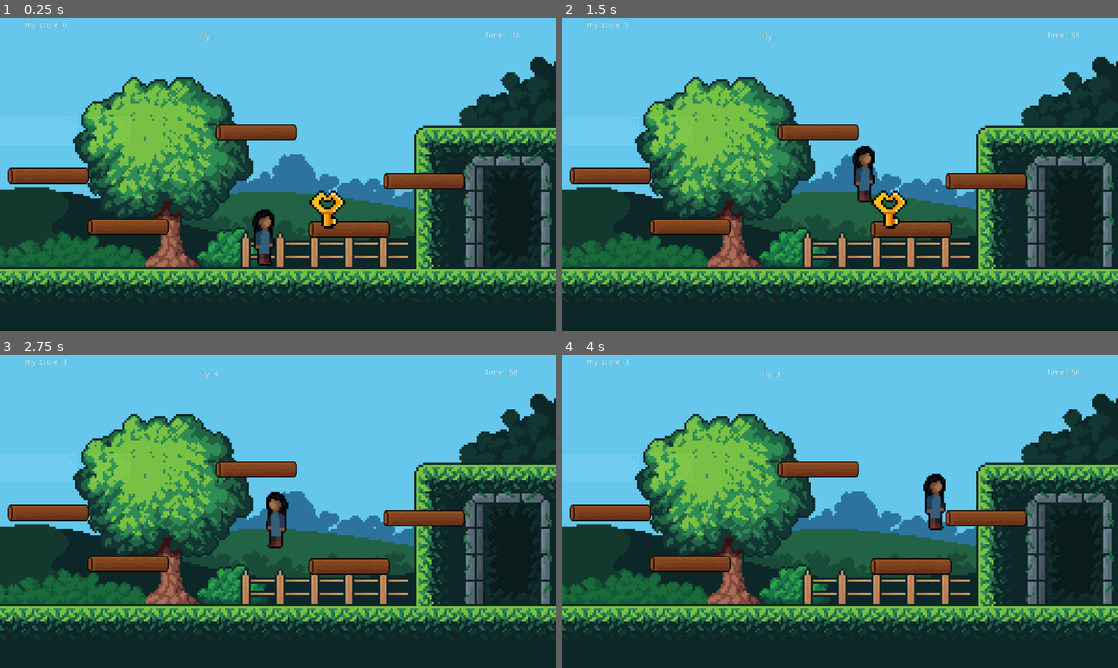
Above: before the commit, frames 1-4 (two rows, left to right).
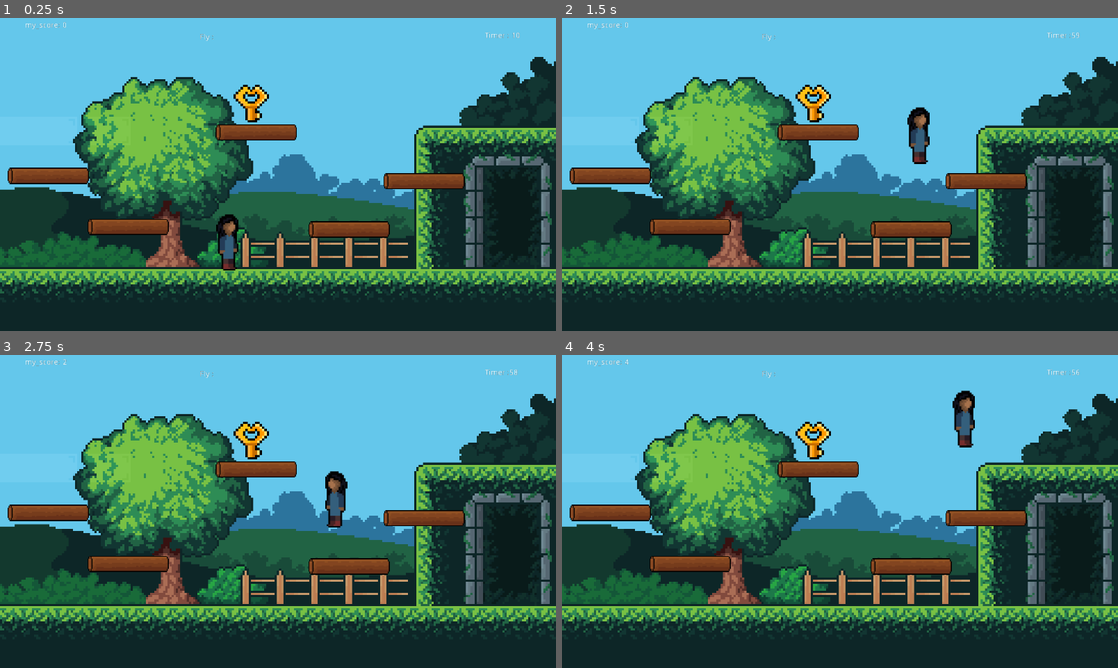
Above: after the commit, the same moments.

Repository: caffebd/shorif-platform
Game: Godot game, scene res://scenes/World.tscn
Same seed, same stepped clock (60 frames per second), same inputs: the game is played once before the commit and once after it.
Inputs:
- Up to frame 1 (0.25 s): no input
- Up to frame 2 (1.5 s): hold D (right) from 0.53 s (still down); tap W (jump) at 0.77 s
- Up to frame 3 (2.75 s): tap W (jump) at 1.52 s; release D (right) at 2.03 s; hold A (left) from 2.03 s (still down)
- Up to frame 4 (4 s): release A (left) at 2.78 s; hold D (right) from 2.78 s (still down); tap W (jump) at 3.02, 3.77 s

The runs differ from the first frame. In frame 1, 2.0% of the frame differs, in the area x 38-63%, y 21-81%; in frame 2, 2.0%, in the area x 42-67%, y 21-68%; in frame 3, 1.6%; in frame 4, 1.6%.

Commit message:
some work

Diff:
--- /dev/null
+++ b/scenes/Goomba.tscn
@@ -0,0 +1,16 @@
+[gd_scene load_steps=4 format=2]
+
+[ext_resource path="res://assets/Goomba/1.webp" type="Texture" id=1]
+[ext_resource path="res://scripts/Goomba.gd" type="Script" id=2]
+
+[sub_resource type="CircleShape2D" id=1]
+radius = 30.0167
+
+[node name="Goomba" type="KinematicBody2D"]
+script = ExtResource( 2 )
+
+[node name="Sprite" type="Sprite" parent="."]
+texture = ExtResource( 1 )
+
+[node name="CollisionShape2D" type="CollisionShape2D" parent="."]
+shape = SubResource( 1 )
--- a/scenes/World.tscn
+++ b/scenes/World.tscn
@@ -25,7 +25,7 @@
 shape = SubResource( 1 )
 
 [node name="Player" parent="." instance=ExtResource( 2 )]
-position = Vector2( 485, 408 )
+position = Vector2( 419, 425 )
 
 [node name="UI" parent="." instance=ExtResource( 5 )]
 anchor_right = 0.0
@@ -86,4 +86,4 @@
 position = Vector2( 825, 280 )
 
 [node name="Fly_Key" parent="." instance=ExtResource( 6 )]
-position = Vector2( 605, 376 )
+position = Vector2( 465, 181 )
--- /dev/null
+++ b/scripts/Goomba.gd
@@ -0,0 +1,16 @@
+extends KinematicBody2D
+
+const GRAVITY = 900
+
+var walk_speed = 100
+
+var direction = Vector2.ZERO
+
+
+func _process(delta):
+	direction.y += GRAVITY * delta
+
+	if is_on_floor():
+		direction.x = walk_speed
+
+	direction = move_and_slide(direction, Vector2.UP)
--- a/scripts/UI.gd
+++ b/scripts/UI.gd
@@ -35,9 +35,6 @@
 
 
 
-
-
-
 func _on_Fly_TImer_timeout():
 	fly_timer -= 1
 	$Fly.text = "Fly :"+str(fly_timer)
Binary file added: assets/Goomba/1.webp
Not shown, added: assets/Goomba/1.webp.import
